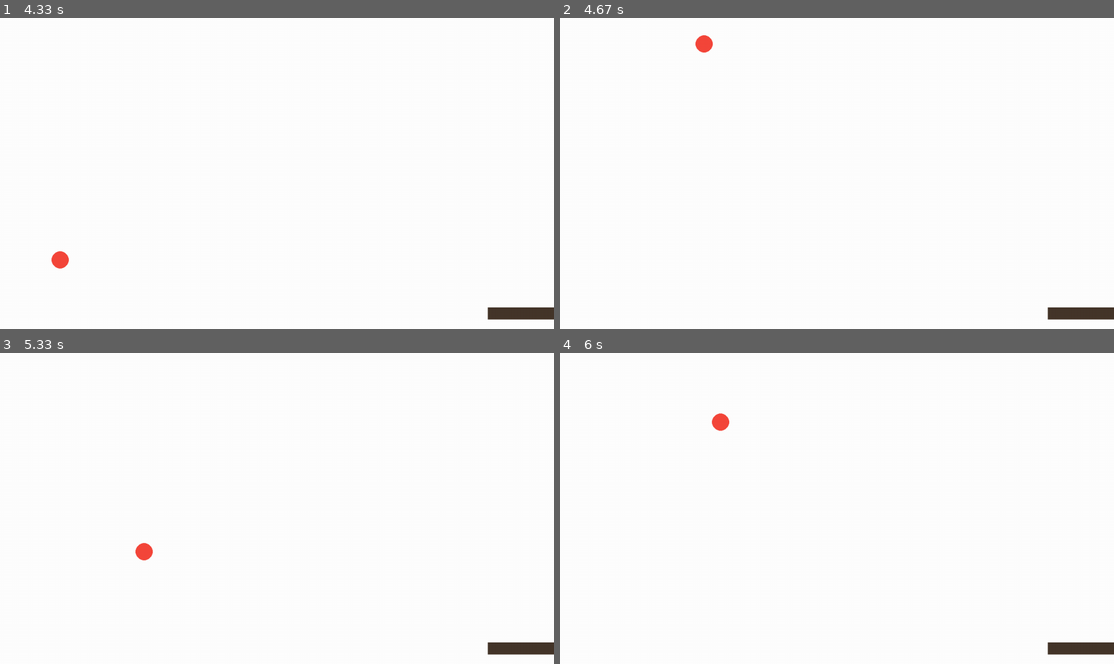
Above: before the commit, frames 1-4 (two rows, left to right).
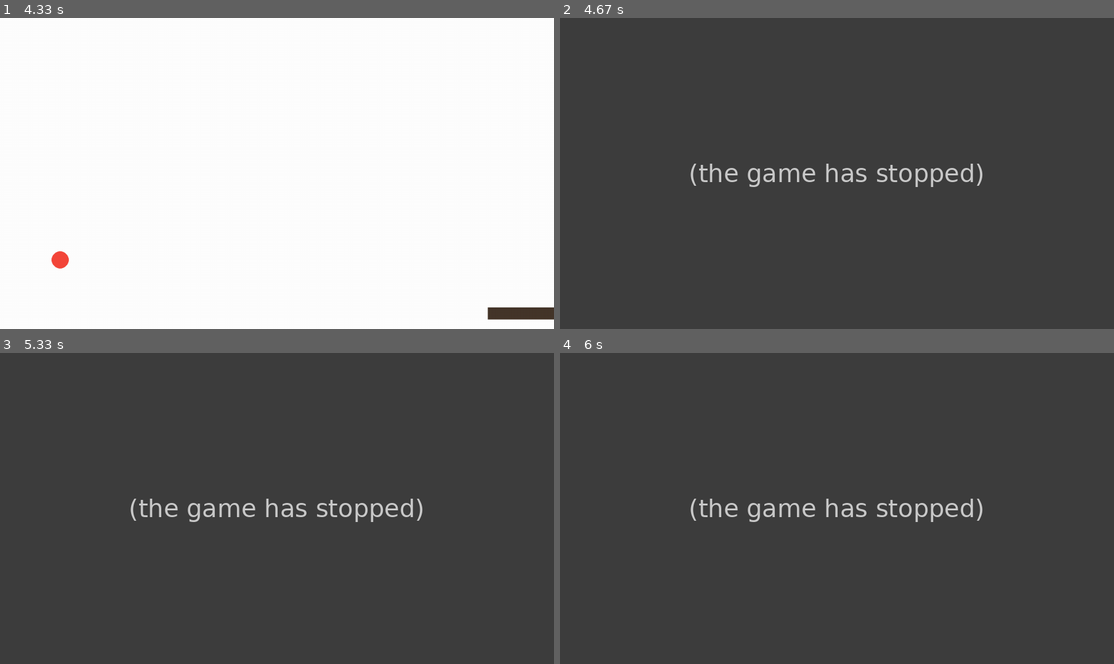
Above: after the commit, the same moments.

Repository: 100ballovby/tuesday_4pm_2324
Game: pygame game, started from 24_pygame2_2702/game.py
Same seed, same stepped clock (60 frames per second), same inputs: the game is played once before the commit and once after it.
Inputs:
- Up to frame 1 (4.33 s): hold Right 0.33-0.8 s; hold Right 0.83-1.3 s; hold Left 1.33-1.87 s; hold Left 1.9-2.3 s; hold Right 2.33-2.97 s
- Up to frame 2 (4.67 s): no input
- Up to frame 3 (5.33 s): no input
- Up to frame 4 (6 s): no input

Frame 1 is identical in both runs. In frame 2, 100% of the frame differs, in the area x 0-100%, y 0-100%; in frame 3, 100%; in frame 4, 100%.
After the commit the program exited at 4.5 s; later frames show no game.

Commit message:
Finishing part 1

Diff:
--- a/24_pygame2_2702/game.py
+++ b/24_pygame2_2702/game.py
@@ -24,6 +24,8 @@
 speed = 2
 apple_speed = speed * 5
 player_speed = 0
+missed_apples = 0
+score = 0
 
 # игровые объекты
 player = pg.Rect(0, S_HEIGHT - 50, S_WIDTH * 0.12, S_HEIGHT * 0.04)
@@ -42,6 +44,7 @@
     pg.draw.circle(screen, RED, (apple.x, apple.y), 20)
 
     pg.display.update()  # должен оставаться последним из отображений
+
     # здесь обрабатываем логику игры
     keys = pg.key.get_pressed()
     if keys[pg.K_LEFT]:  # если в списке нажатых кнопок кнопке K_LEFT соответствует значение True
@@ -52,4 +55,15 @@
         player_speed = 0
 
     gf.player_motion(player, screen, player_speed)
-    gf.non_playable_obj_move(apple, player, screen, apple_speed)
+    apple_catch = gf.non_playable_obj_move(apple, player, screen, apple_speed)
+
+    if apple_catch == 'miss':
+        missed_apples += 1
+    elif apple_catch == 'catch':
+        score += 10
+
+    print('Score:', score)
+    print('Missed apples:', missed_apples)
+
+    if missed_apples >= 3:
+        sys.exit()
